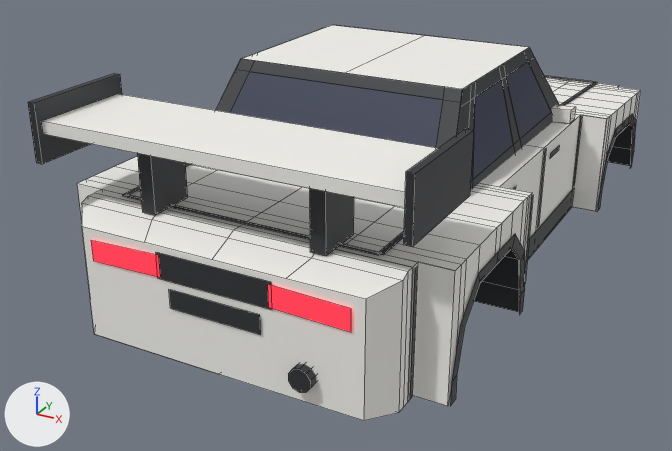
Before and after pictures for a commit that changed the FBX model assets/meshes/hayate/Hayate.fbx.
Both versions are drawn from a camera (50 mm lens) standing at (7.27, -16.13, 6.22) and looking at (-0.9, -1.28, -1.2). The lights are fixed; the arrows at lower left show +X, +Y and +Z. The older version comes first. Mesh edges are drawn as thin lines.

The first picture shows 'BumperRear', 'Cowl', 'Door_FR', 'Fender_RR', 'Opt_Wing_Rally_Wing', 'Opt_Wing_Rally_WingBlade', 'Pillars', 'RearWindow', 'Roof', 'TailGarnish', 'Trunk', 'Window_RR' and 20 more.
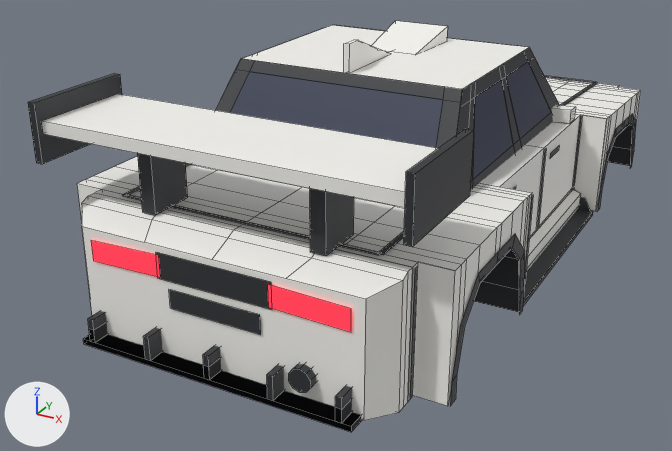
Pixel boxes (x1, y1, x2, y2) of what changed, in the pictures (672 x 451 px):
'Opt_Diffuser_Race_AccDiffuserRace', added: after (83, 311, 362, 432)
'Opt_Skirts_Blade_AccSideBlade_R', added: after (523, 197, 593, 306)
'Opt_Roof_Scoop_AccRoofScoop', added: after (371, 21, 448, 54)
'Opt_Skirts_Side_AccSkirt_R', added: after (526, 189, 581, 272)
'Opt_Diffuser_Road_AccDiffuser', added: after (88, 323, 361, 431)
'Opt_Roof_Fin_AccSharkFin', added: after (344, 40, 390, 73)

Diff of the bpy script that builds the scene:
```diff
--- a/assets/meshes/hayate/Hayate.fbx.py
+++ b/assets/meshes/hayate/Hayate.fbx.py
@@ me_opt_roof_scoop_accroofscoop @@
+me_opt_roof_scoop_accroofscoop.from_pydata([(-0.48, -0.8, 2.28), (0.48, -0.8, 2.28), (0.55, 0.5, 2.56), (-0.55, 0.5, 2.56), (0.55, 0.5, 2.26), (0.48, -0.8, 2.26), (-0.48, -0.8, 2.26), (-0.55, 0.5, 2.26)], [], [(0, 1, 2, 3), (4, 2, 1, 5), (6, 0, 3, 7)])
+me_opt_roof_scoop_accroofscoop.materials.append(mat_body)  # white #f7f6f1
@@ me_opt_roof_fin_accsharkfin @@
+me_opt_roof_fin_accsharkfin.from_pydata([(0.05, -2.2, 2.76), (0.05, -2.55, 2.76), (0.05, -2.55, 2.27), (0.05, -0.92, 2.27), (-0.05, -0.92, 2.27), (-0.05, -2.55, 2.27), (-0.05, -2.55, 2.76), (-0.05, -2.2, 2.76)], [], [(0, 1, 2, 3), (4, 5, 6, 7), (6, 1, 0, 7), (7, 0, 3, 4), (5, 2, 1, 6)])
+me_opt_roof_fin_accsharkfin.materials.append(mat_body)  # white #f7f6f1
@@ me_opt_skirts_side_accskirt_r @@
+me_opt_skirts_side_accskirt_r.from_pydata([(2.78, 2.38, -1.46), (2.94, 2.38, -1.46), (2.94, -2.38, -1.46), (2.78, -2.38, -1.46), (2.98, 2.38, -1.3), (2.98, -2.38, -1.3), (2.98, 2.38, -1.06), (2.98, -2.38, -1.06), (2.78, 2.38, -0.98), (2.78, -2.38, -0.98)], [], [(0, 1, 2, 3), (1, 4, 5, 2), (4, 6, 7, 5), (6, 8, 9, 7), (8, 6, 4, 1, 0), (3, 2, 5, 7, 9)])
+me_opt_skirts_side_accskirt_r.materials.append(mat_body)  # white #f7f6f1
@@ ob_opt_diffuser_race_accdiffuserrace @@
+ob_opt_diffuser_race_accdiffuserrace = bpy.data.objects.new('Opt_Diffuser_Race_AccDiffuserRace', me_opt_diffuser_race_accdiffuserrace)  # a box spanning x -2.4..2.4, y -6.84..-5.94, z -1.44..-1.34; a box spanning x -2.25..-2.15, y -6.84..-5.94, z -1.34..-0.94; a box spanning x -1.15..-1.05, y -6.84..-5.94, z -1.34..-0.94; a box spanning x -0.05..0.05, y -6.84..-5.94, z -1.34..-0.94; a box spanning x 1.05..1.15, y -6.84..-5.94, z -1.34..-0.94; a box spanning x 2.15..2.25, y -6.84..-5.94, z -1.34..-0.94; in mat_trim (dark grey #2f3035)
+ob_opt_diffuser_race_accdiffuserrace.location = (0.0, 0.0, 0.0)
@@ ob_opt_diffuser_road_accdiffuser @@
+ob_opt_diffuser_road_accdiffuser = bpy.data.objects.new('Opt_Diffuser_Road_AccDiffuser', me_opt_diffuser_road_accdiffuser)  # a box spanning x -2.4..2.4, y -6.84..-6.29, z -1.44..-1.34; a box spanning x -2.25..-2.15, y -6.84..-6.29, z -1.34..-1.12; a box spanning x -0.05..0.05, y -6.84..-6.29, z -1.34..-1.12; a box spanning x 2.15..2.25, y -6.84..-6.29, z -1.34..-1.12; in mat_trim (dark grey #2f3035)
+ob_opt_diffuser_road_accdiffuser.location = (0.0, 0.0, 0.0)
@@ ob_opt_roof_scoop_accroofscoop @@
+ob_opt_roof_scoop_accroofscoop = bpy.data.objects.new('Opt_Roof_Scoop_AccRoofScoop', me_opt_roof_scoop_accroofscoop)
+ob_opt_roof_scoop_accroofscoop.location = (0.0, 0.0, 0.0)
@@ ob_opt_roof_fin_accsharkfin @@
+ob_opt_roof_fin_accsharkfin = bpy.data.objects.new('Opt_Roof_Fin_AccSharkFin', me_opt_roof_fin_accsharkfin)
+ob_opt_roof_fin_accsharkfin.location = (0.0, 0.0, 0.0)
@@ ob_opt_skirts_blade_accsideblade_r @@
+ob_opt_skirts_blade_accsideblade_r = bpy.data.objects.new('Opt_Skirts_Blade_AccSideBlade_R', me_opt_skirts_blade_accsideblade_r)  # 16 vertices, 8 faces; spans x 2.78..3.28, y -2.38..2.38, z -1.48..-1.12; in mat_trim (dark grey #2f3035)
+ob_opt_skirts_blade_accsideblade_r.location = (0.0, 0.0, 0.0)
@@ ob_opt_skirts_side_accskirt_r @@
+ob_opt_skirts_side_accskirt_r = bpy.data.objects.new('Opt_Skirts_Side_AccSkirt_R', me_opt_skirts_side_accskirt_r)
+ob_opt_skirts_side_accskirt_r.location = (0.0, 0.0, 0.0)
```
